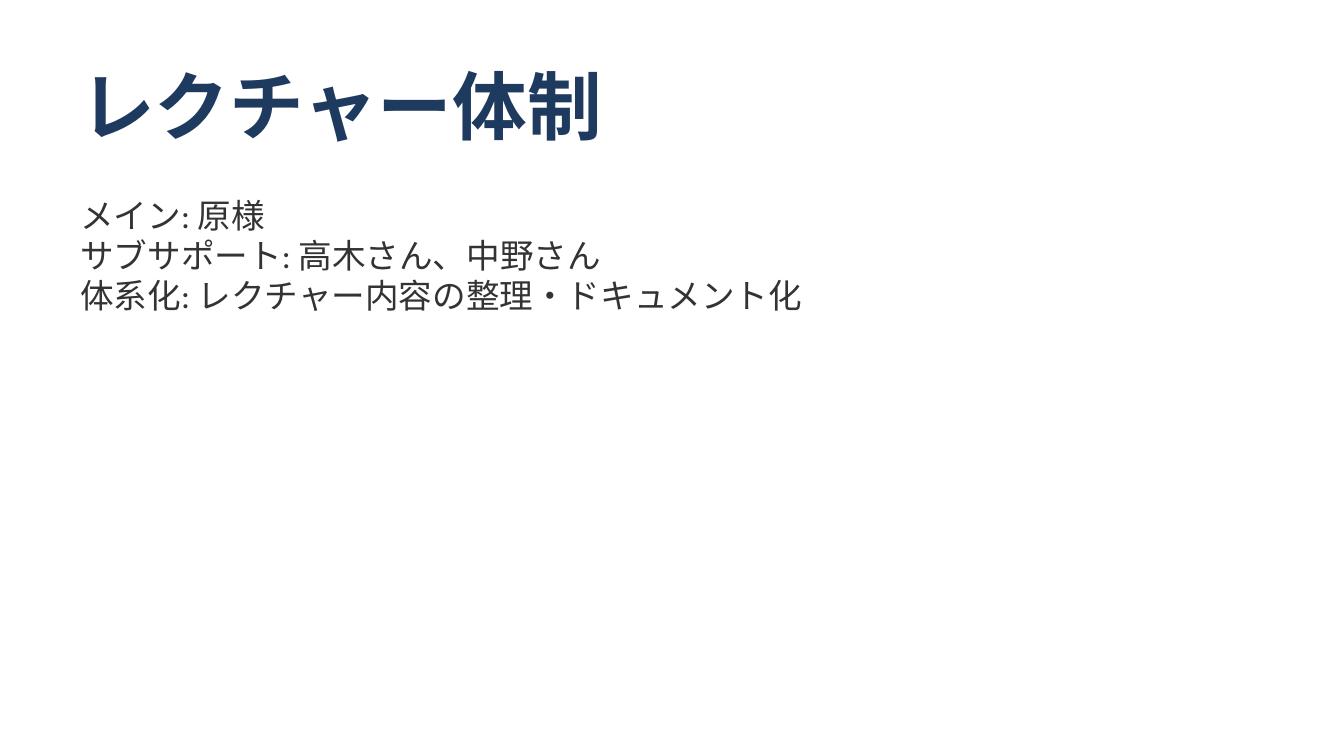
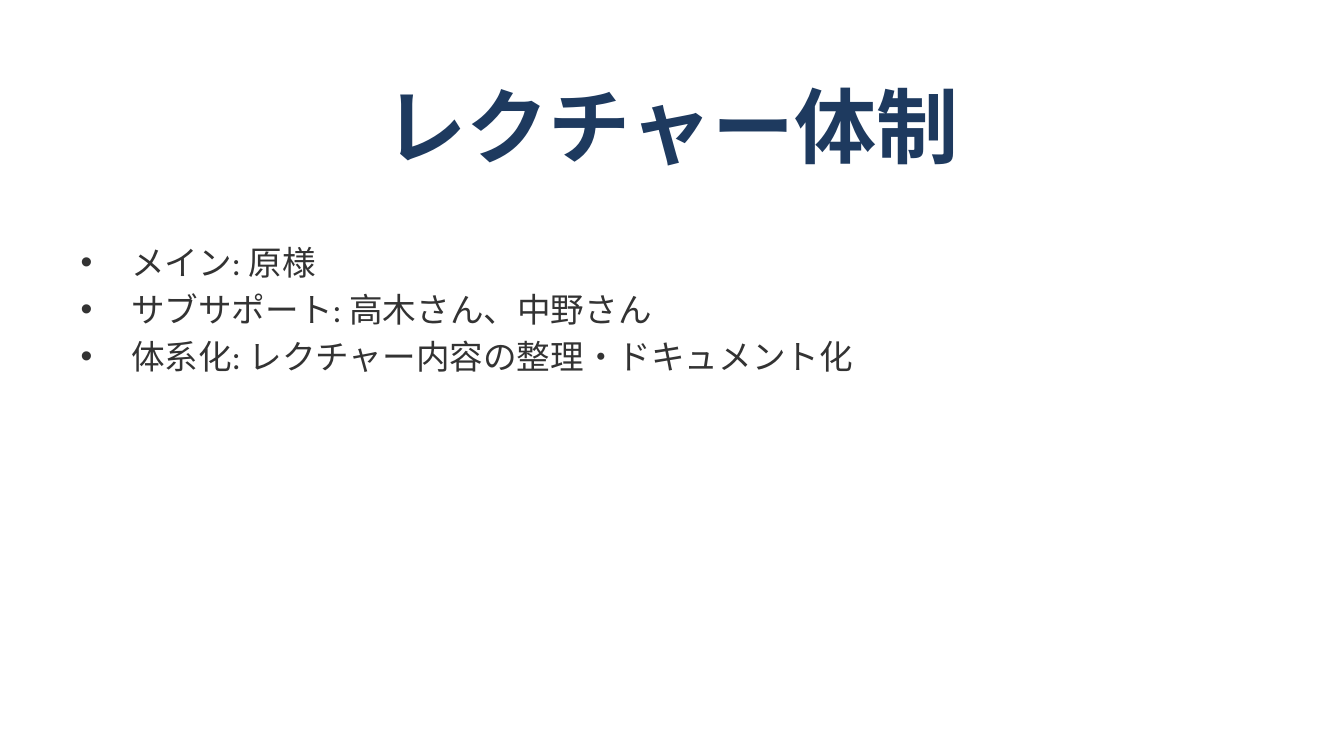
Before and after one commit to shoichitsuno-collab/MySpace_Shoichi-Tsuno, a slide deck: slide 11 of 匠技研工業プロジェクト_オンボーディング計画.pptx. Drawn at 1344x756 pixels with LibreOffice and Linux fonts; fonts in the diff are those of the drawing. Boxes give left, top, right and bottom in pixels: in the first picture for what was removed or moved away, otherwise in the second. Text is boxed around its words. In the diff, an @@ line names an element or a change of style, - is before the commit and + after.

```diff
--- a/匠技研工業プロジェクト_オンボーディング計画.pptx
+++ b/匠技研工業プロジェクト_オンボーディング計画.pptx
@@ title "レクチャー体制" moved from (x1=80, y1=71, x2=601, y2=142) to (x1=385, y1=87, x2=959, y2=166) @@
@@ title "レクチャー体制" at (x1=385, y1=87, x2=959, y2=166): size 40 to 44 pt; alignment left to centre; vertical alignment top to middle @@
@@ text at (x1=131, y1=246, x2=852, y2=372): text changed @@
-メイン: 原様
-サブサポート: 高木さん、中野さん
-体系化: レクチャー内容の整理・ドキュメント化
+• メイン: 原様
+• サブサポート: 高木さん、中野さん
+• 体系化: レクチャー内容の整理・ドキュメント化
```
Also in this commit, not shown: 13 other slides changed.
